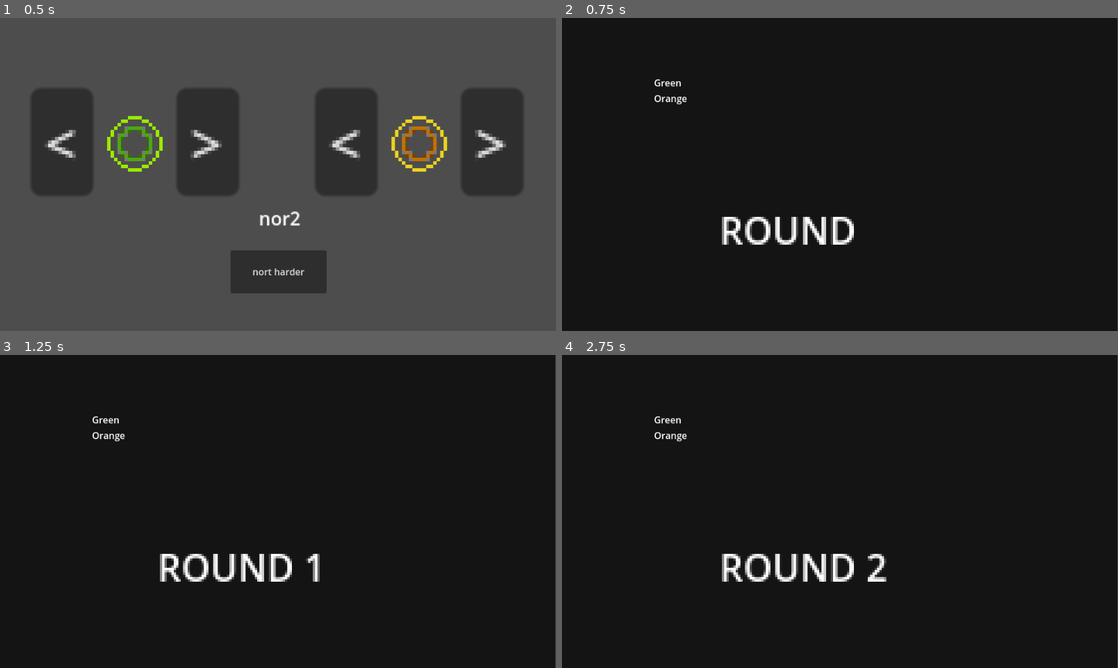
Above: before the commit, frames 1-4 (two rows, left to right).
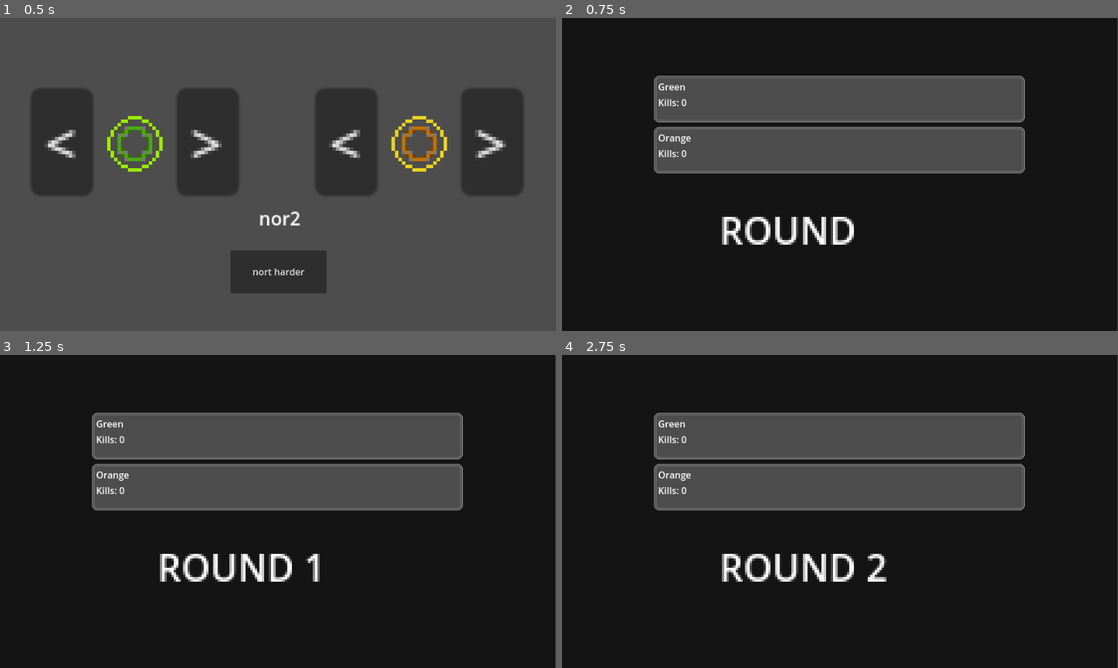
Above: after the commit, the same moments.

Repository: catgirl-software/nor2
Game: Godot game, scene res://scenes/game_scenes/title.tscn
The game is run twice, just before and just after one commit, with the same random seed, the same clock (stepped at 60 frames per second) and the same inputs.
Inputs (mouse positions are in pixels of both pictures, inside the frame that each line leads up to):
- Up to frame 1 (0.5 s): no input
- Up to frame 2 (0.75 s): click "nort harder" at 0.5 s
- Up to frame 3 (1.25 s): no input
- Up to frame 4 (2.75 s): tap Enter at 1.25 s; move the mouse to (962, 495) at 1.27 s; hold D (keyboard_right) 1.28-2.03 s; hold Space (keyboard_throw) 1.28-2.03 s; click (962, 495) at 1.42 s; move the mouse to (728, 527) at 2.02 s; hold S (keyboard_down) from 2.03 s (still down); tap Space (keyboard_throw) at 2.1 s

Frame 1 is identical in both runs. In frame 2, 20% of the frame differs, in the area x 16-84%, y 18-50%; in frame 3, 20%; in frame 4, 20%.

Commit message:
Make intermission ui more clear maybe? seek input. Add PanelTheme, which can be used for team coloured (or neutral) panels.

Diff:
--- /dev/null
+++ b/PanelTheme.tres
@@ -0,0 +1,54 @@
+[gd_resource type="Theme" load_steps=11 format=3 uid="uid://dqsdcby6snaey"]
+
+[ext_resource type="Texture2D" uid="uid://dc0py5cml8rfr" path="res://sprites/UItheme/borderGrey.png" id="1_vp6un"]
+[ext_resource type="Texture2D" uid="uid://bc8ml7s7fk543" path="res://sprites/UItheme/borderBlue.png" id="2_v633i"]
+[ext_resource type="Texture2D" uid="uid://cgtrv8jdd303o" path="res://sprites/UItheme/borderPurple.png" id="3_qxeuq"]
+[ext_resource type="Texture2D" uid="uid://cly42q7iva6ek" path="res://sprites/UItheme/borderOrange.png" id="3_rj8sm"]
+[ext_resource type="Texture2D" uid="uid://cpyc6lpkoblna" path="res://sprites/UItheme/borderGreen.png" id="3_ung24"]
+
+[sub_resource type="StyleBoxTexture" id="StyleBoxTexture_jr6k3"]
+texture = ExtResource("1_vp6un")
+texture_margin_left = 7.0
+texture_margin_top = 7.0
+texture_margin_right = 7.0
+texture_margin_bottom = 7.0
+
+[sub_resource type="StyleBoxTexture" id="StyleBoxTexture_rdv11"]
+texture = ExtResource("2_v633i")
+texture_margin_left = 7.0
+texture_margin_top = 7.0
+texture_margin_right = 7.0
+texture_margin_bottom = 7.0
+region_rect = Rect2(0, 0, 16, 16)
+
+[sub_resource type="StyleBoxTexture" id="StyleBoxTexture_fjesf"]
+texture = ExtResource("3_ung24")
+texture_margin_left = 7.0
+texture_margin_top = 7.0
+texture_margin_right = 7.0
+texture_margin_bottom = 7.0
+
+[sub_resource type="StyleBoxTexture" id="StyleBoxTexture_qv001"]
+texture = ExtResource("3_rj8sm")
+texture_margin_left = 7.0
+texture_margin_top = 7.0
+texture_margin_right = 7.0
+texture_margin_bottom = 7.0
+
+[sub_resource type="StyleBoxTexture" id="StyleBoxTexture_andmq"]
+texture = ExtResource("3_qxeuq")
+texture_margin_left = 7.0
+texture_margin_top = 7.0
+texture_margin_right = 7.0
+texture_margin_bottom = 7.0
+
+[resource]
+PanelContainer/styles/panel = SubResource("StyleBoxTexture_jr6k3")
+PanelContainerBlue/base_type = &"PanelContainer"
+PanelContainerBlue/styles/panel = SubResource("StyleBoxTexture_rdv11")
+PanelContainerGreen/base_type = &"PanelContainer"
+PanelContainerGreen/styles/panel = SubResource("StyleBoxTexture_fjesf")
+PanelContainerOrange/base_type = &"PanelContainer"
+PanelContainerOrange/styles/panel = SubResource("StyleBoxTexture_qv001")
+PanelContainerPurple/base_type = &"PanelContainer"
+PanelContainerPurple/styles/panel = SubResource("StyleBoxTexture_andmq")
--- a/scenes/component_scenes/Int_ScoreBox.gd
+++ b/scenes/component_scenes/Int_ScoreBox.gd
@@ -1,18 +1,30 @@
-extends HBoxContainer
+extends PanelContainer
 class_name Int_ScoreBox
 
 @export var scoring_sprite : Texture2D
 
+var score_disc_scene : PackedScene = preload("res://scenes/component_scenes/ScoreDisc.tscn")
+
 func init(player_name : String, scores : Array):
-	$CenterContainer/NameLabel.text = player_name
+
+	# Let's be colourful
+	var theme_name : String = "PanelContainer"
+	match player_name:
+		"Player 1": theme_name += "Green"
+		"Player 2": theme_name += "Orange"
+		"Player 3": theme_name += "Blue"
+		"Player 4": theme_name += "Purple"
+		_:
+			print("Unexpected player_name: ", player_name)
+
+	print("Setting theme variation to " + theme_name)
+	set_theme_type_variation(theme_name)
+
+	$HBoxContainer/CenterContainer/NameLabel.text = player_name
+	$HBoxContainer/CenterContainer/KillsLabel.text = "Kills: " + str(len(scores))
 	print("Init scorebox for player ", player_name, " scores:", scores)
 	for score in scores:
 		print("loop!")
-		var new_node = Sprite2D.new()
-		new_node.texture = scoring_sprite
-		new_node.vframes = 5
-		new_node.frame = score
-		new_node.scale = Vector2(2,2)
-		var int_child = Control.new()
-		int_child.add_child(new_node)
-		add_child(int_child)
+		var new_node = score_disc_scene.instantiate()
+		new_node.init(score)
+		$HBoxContainer/ScoreContainer.add_child(new_node)
--- a/scenes/component_scenes/Int_ScoreBox.tscn
+++ b/scenes/component_scenes/Int_ScoreBox.tscn
@@ -1,25 +1,44 @@
-[gd_scene load_steps=3 format=3 uid="uid://b51cq1qo8npgq"]
+[gd_scene load_steps=4 format=3 uid="uid://b51cq1qo8npgq"]
 
 [ext_resource type="Script" path="res://scenes/component_scenes/Int_ScoreBox.gd" id="1_4uw5f"]
+[ext_resource type="Theme" uid="uid://dqsdcby6snaey" path="res://PanelTheme.tres" id="1_hdpoa"]
 [ext_resource type="Texture2D" uid="uid://dd1rasmpuckf6" path="res://sprites/ase/discs_notrail.png" id="1_orw7a"]
 
-[node name="Control" type="HBoxContainer"]
-anchors_preset = 15
-anchor_right = 1.0
-anchor_bottom = 1.0
+[node name="PanelContainer" type="PanelContainer"]
+custom_minimum_size = Vector2(0, 80)
+anchors_preset = -1
+anchor_right = 0.615
+anchor_bottom = 0.134
+offset_bottom = 1.64
 grow_horizontal = 2
 grow_vertical = 2
-theme_override_constants/separation = 50
+theme = ExtResource("1_hdpoa")
 script = ExtResource("1_4uw5f")
 scoring_sprite = ExtResource("1_orw7a")
 
-[node name="CenterContainer" type="CenterContainer" parent="."]
+[node name="HBoxContainer" type="HBoxContainer" parent="."]
 layout_mode = 2
 
-[node name="NameLabel" type="RichTextLabel" parent="CenterContainer"]
+[node name="CenterContainer" type="VBoxContainer" parent="HBoxContainer"]
+layout_mode = 2
+size_flags_horizontal = 0
+
+[node name="NameLabel" type="RichTextLabel" parent="HBoxContainer/CenterContainer"]
 custom_minimum_size = Vector2(100, 0)
 layout_mode = 2
 size_flags_horizontal = 0
 bbcode_enabled = true
 text = "temp"
 fit_content = true
+
+[node name="KillsLabel" type="RichTextLabel" parent="HBoxContainer/CenterContainer"]
+custom_minimum_size = Vector2(100, 0)
+layout_mode = 2
+size_flags_horizontal = 0
+bbcode_enabled = true
+text = "temp"
+fit_content = true
+
+[node name="ScoreContainer" type="HBoxContainer" parent="HBoxContainer"]
+layout_mode = 2
+theme_override_constants/separation = 50
--- /dev/null
+++ b/scenes/component_scenes/ScoreDisc.tscn
@@ -0,0 +1,27 @@
+[gd_scene load_steps=3 format=3 uid="uid://copkkwj4cdcu3"]
+
+[ext_resource type="Texture2D" uid="uid://dd1rasmpuckf6" path="res://sprites/ase/discs_notrail.png" id="1_anapg"]
+
+[sub_resource type="GDScript" id="GDScript_4gvak"]
+resource_name = "ScoreDisc"
+script/source = "extends Control
+
+func init(set_frame : int):
+	$Sprite2D.frame = set_frame
+"
+
+[node name="ScoreDisc" type="Control"]
+layout_mode = 3
+anchor_right = 0.067
+anchor_bottom = 0.119
+offset_right = -0.32
+offset_bottom = -0.260002
+grow_horizontal = 2
+grow_vertical = 2
+script = SubResource("GDScript_4gvak")
+
+[node name="Sprite2D" type="Sprite2D" parent="."]
+position = Vector2(32, 32)
+scale = Vector2(4, 4)
+texture = ExtResource("1_anapg")
+vframes = 5
--- a/scenes/game_scenes/intermission.tscn
+++ b/scenes/game_scenes/intermission.tscn
@@ -96,6 +96,7 @@
 offset_left = 160.0
 offset_top = 100.0
 offset_right = -160.0
+theme_override_constants/separation = 8
 script = ExtResource("1_cpl26")
 
 [node name="Restart" type="Button" parent="."]
Binary file added: sprites/UItheme/borderBlue.png
Not shown, added: sprites/UItheme/borderBlue.png.import
Binary file added: sprites/UItheme/borderGreen.png
Not shown, added: sprites/UItheme/borderGreen.png.import
Binary file added: sprites/UItheme/borderGrey.png
Not shown, added: sprites/UItheme/borderGrey.png.import
Binary file added: sprites/UItheme/borderOrange.png
Not shown, added: sprites/UItheme/borderOrange.png.import
Binary file added: sprites/UItheme/borderPurple.png
Not shown, added: sprites/UItheme/borderPurple.png.import
